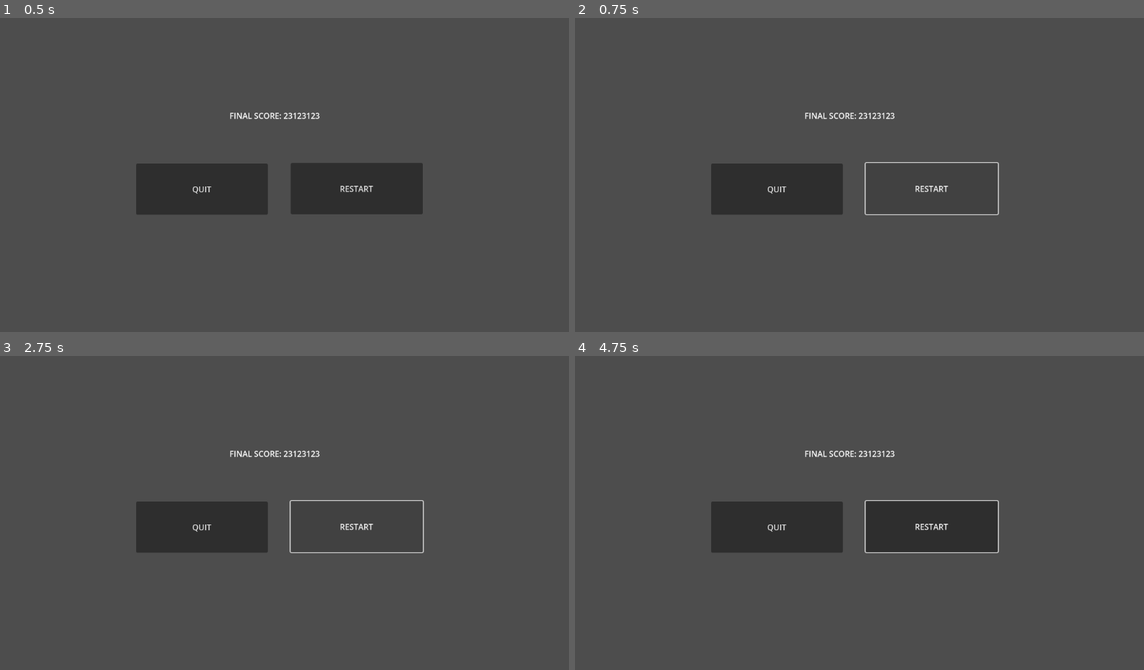
Above: before the commit, frames 1-4 (two rows, left to right).
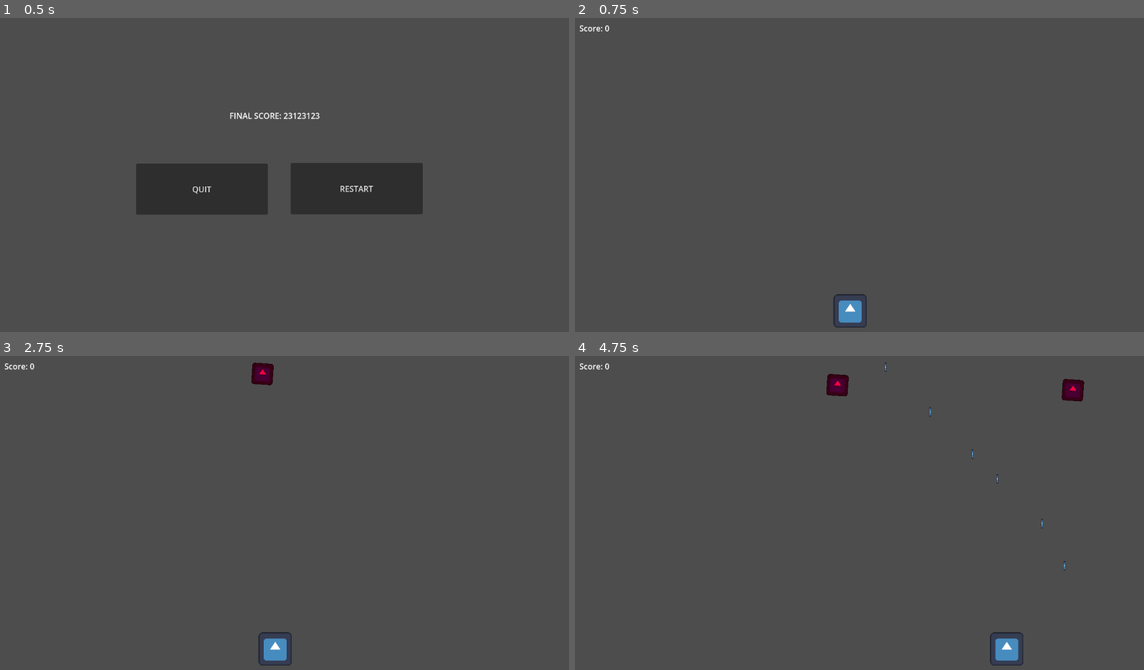
Above: after the commit, the same moments.

Repository: pengpa0012/godot-2d-platformer
Game: Godot game, scene res://Scenes/death_screen.tscn
Same seed, same stepped clock (60 frames per second), same inputs: the game is played once before the commit and once after it. This scene is started directly instead of the project's main scene. The engine's default icon, where the game draws it, is replaced by a stand-in: a white triangle on a blue panel in a dark square.
Inputs (mouse positions are in pixels of both pictures, inside the frame that each line leads up to):
- Up to frame 1 (0.5 s): no input
- Up to frame 2 (0.75 s): click "RESTART" at 0.5 s
- Up to frame 3 (2.75 s): click (358, 525) at 1.25 s, where only the run before the commit has a clickable "RESTART"; click (358, 525) at 2 s, where only the run before the commit has a clickable "RESTART"
- Up to frame 4 (4.75 s): tap Enter (ui_accept) at 2.75, 2.85, 3.02, 3.32, 3.6, 3.77, 4.07, 4.35 s; move the mouse to (831, 582) at 2.77 s; hold Right (ui_right) 2.78-4.28 s; move the mouse to (1030, 566) at 3.52 s; move the mouse to (683, 469) at 4.27 s; hold Left (ui_left) from 4.28 s (still down)

Frame 1 is identical in both runs. In frame 2, 4.6% of the frame differs, in the area x 0-75%, y 2-99%; in frame 3, 4.9%; in frame 4, 8.8%, in the area x 0-90%, y 2-99%.

Commit message:
added sfx

Diff:
--- a/Scenes/bullet.tscn
+++ b/Scenes/bullet.tscn
@@ -4,23 +4,23 @@
 [ext_resource type="Texture2D" uid="uid://d3hjc7k3m0qr4" path="res://icon.svg" id="1_p6xn1"]
 
 [sub_resource type="RectangleShape2D" id="RectangleShape2D_eia34"]
-size = Vector2(2.5, 14.5)
+size = Vector2(4.25, 18.696)
 
 [node name="Bullet" type="CharacterBody2D"]
 script = ExtResource("1_g70qe")
 
 [node name="Icon" type="Sprite2D" parent="."]
-scale = Vector2(0.015625, 0.109375)
+position = Vector2(5.96046e-08, -0.499999)
+scale = Vector2(0.03125, 0.148438)
 texture = ExtResource("1_p6xn1")
 
 [node name="CollisionShape2D" type="CollisionShape2D" parent="."]
-position = Vector2(0, 0.272)
 shape = SubResource("RectangleShape2D_eia34")
 
 [node name="Area2D" type="Area2D" parent="."]
 
 [node name="CollisionShape2D2" type="CollisionShape2D" parent="Area2D"]
-position = Vector2(0, 0.142)
+position = Vector2(0, -0.652)
 shape = SubResource("RectangleShape2D_eia34")
 
 [connection signal="body_entered" from="Area2D" to="." method="_on_area_2d_body_entered"]
--- a/Scenes/death_screen.tscn
+++ b/Scenes/death_screen.tscn
@@ -1,6 +1,9 @@
-[gd_scene format=3 uid="uid://dgne2oi70dylb"]
+[gd_scene load_steps=2 format=3 uid="uid://dgne2oi70dylb"]
+
+[ext_resource type="Script" path="res://Script/death_screen.gd" id="1_rfkmr"]
 
 [node name="DeathScreen" type="Node2D"]
+script = ExtResource("1_rfkmr")
 
 [node name="Button2" type="Button" parent="."]
 offset_left = 592.0
@@ -22,3 +25,6 @@
 offset_right = 876.0
 offset_bottom = 212.0
 text = "FINAL SCORE: 23123123"
+
+[connection signal="pressed" from="Button2" to="." method="_on_button_2_pressed"]
+[connection signal="pressed" from="Button3" to="." method="_on_button_3_pressed"]
--- a/Scenes/player.tscn
+++ b/Scenes/player.tscn
@@ -1,7 +1,9 @@
-[gd_scene load_steps=5 format=3 uid="uid://maqjce46rx84"]
+[gd_scene load_steps=7 format=3 uid="uid://maqjce46rx84"]
 
 [ext_resource type="Texture2D" uid="uid://d3hjc7k3m0qr4" path="res://icon.svg" id="1_0jr7g"]
 [ext_resource type="Script" path="res://Script/player.gd" id="1_unsp6"]
+[ext_resource type="AudioStream" uid="uid://b2wi5u3it6s1p" path="res://Assets/sounds/pew.mp3" id="3_3qbb4"]
+[ext_resource type="AudioStream" uid="uid://b076hequkpsky" path="res://Assets/sounds/death.mp3" id="3_y8te7"]
 
 [sub_resource type="RectangleShape2D" id="RectangleShape2D_mslii"]
 size = Vector2(68, 68)
@@ -31,4 +33,10 @@
 [node name="Marker2D" type="Marker2D" parent="Gun"]
 position = Vector2(0, -57)
 
+[node name="Death" type="AudioStreamPlayer" parent="."]
+stream = ExtResource("3_y8te7")
+
+[node name="PewSound" type="AudioStreamPlayer" parent="."]
+stream = ExtResource("3_3qbb4")
+
 [connection signal="body_entered" from="Area2D" to="." method="_on_area_2d_body_entered"]
--- a/Scenes/start_screen.tscn
+++ b/Scenes/start_screen.tscn
@@ -1,6 +1,9 @@
-[gd_scene format=3 uid="uid://fwpp87s5ri42"]
+[gd_scene load_steps=2 format=3 uid="uid://fwpp87s5ri42"]
+
+[ext_resource type="Script" path="res://Script/start_screen.gd" id="1_0gjmm"]
 
 [node name="StartScreen" type="Node2D"]
+script = ExtResource("1_0gjmm")
 
 [node name="Button" type="Button" parent="."]
 offset_left = 592.0
@@ -15,3 +18,6 @@
 offset_right = 546.0
 offset_bottom = 396.0
 text = "QUIT"
+
+[connection signal="pressed" from="Button" to="." method="_on_button_pressed"]
+[connection signal="pressed" from="Button2" to="." method="_on_button_2_pressed"]
--- a/Script/EnemiesGenerator.gd
+++ b/Script/EnemiesGenerator.gd
@@ -4,7 +4,7 @@
 
 
 func spawn_enemy():
-	var enemy = enemy_scene.instantiate(PackedScene.GEN_EDIT_STATE_MAIN)
+	var enemy = enemy_scene.instantiate()
 	enemy.position.x = randf_range(50, get_viewport_rect().size.x)
 	add_child(enemy)
 
--- a/Script/bullet.gd
+++ b/Script/bullet.gd
@@ -12,5 +12,6 @@
 func _on_area_2d_body_entered(body):
 	if "Enemy" in body.name:
 		Global.score += 10
+		get_node("../Player/Death").play()
 		self.queue_free()
 		body.queue_free()
--- /dev/null
+++ b/Script/death_screen.gd
@@ -0,0 +1,19 @@
+extends Node2D
+
+
+# Called when the node enters the scene tree for the first time.
+func _ready():
+	pass # Replace with function body.
+
+
+# Called every frame. 'delta' is the elapsed time since the previous frame.
+func _process(delta):
+	pass
+
+
+func _on_button_2_pressed():
+	get_tree().change_scene_to_file("res://Scenes/world.tscn")
+
+
+func _on_button_3_pressed():
+	get_tree().quit()
--- a/Script/player.gd
+++ b/Script/player.gd
@@ -27,7 +27,7 @@
 
 func shoot():
 	var bullet = bullet_scene.instantiate()
-
+	get_node("PewSound").play()
 	get_parent().add_child(bullet)
 
 	bullet.position = $Gun/Marker2D.global_position
--- /dev/null
+++ b/Script/start_screen.gd
@@ -0,0 +1,19 @@
+extends Node2D
+
+
+# Called when the node enters the scene tree for the first time.
+func _ready():
+	pass # Replace with function body.
+
+
+# Called every frame. 'delta' is the elapsed time since the previous frame.
+func _process(delta):
+	pass
+
+
+func _on_button_pressed():
+	get_tree().change_scene_to_file("res://Scenes/world.tscn")
+
+
+func _on_button_2_pressed():
+	get_tree().quit()
Not shown, added: Assets/sounds/death.mp3.import
Not shown, added: Assets/sounds/pew.mp3.import
Not shown, added: Assets/sounds/death.mp3
Not shown, added: Assets/sounds/pew.mp3
